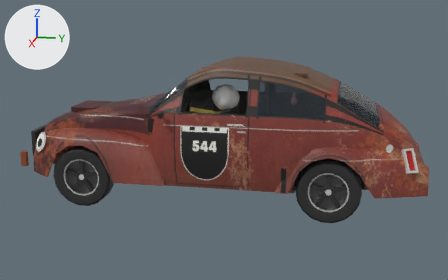
One commit to the glTF model public/cars/field/models/544.glb: the scene before it, then after it.
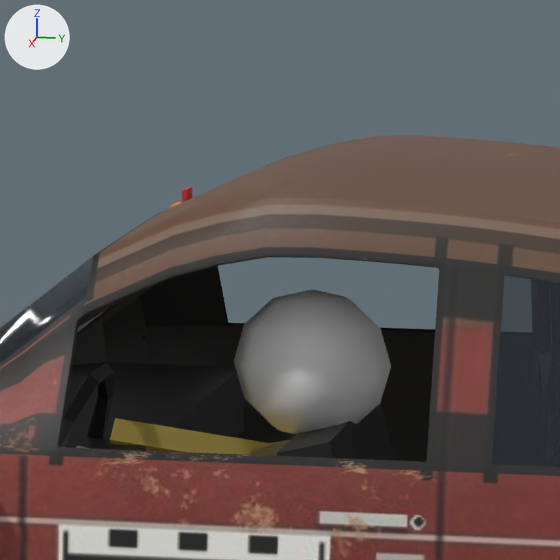
Each version is shown whole from a 50 mm lens placed at (6.66, 1.44, 2.29), pointed at (0.04, 0.11, 0.64), then close up on the part from 38% to 60% of the width and 12% to 47% of the height. The lights are fixed; the arrows at upper left show +X, +Y and +Z. The older version's two pictures come first. Vertices at exactly the same position are counted once.

In view in the first close-up: 'body'.
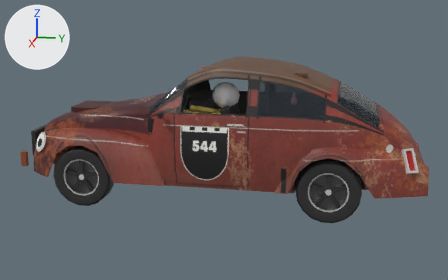
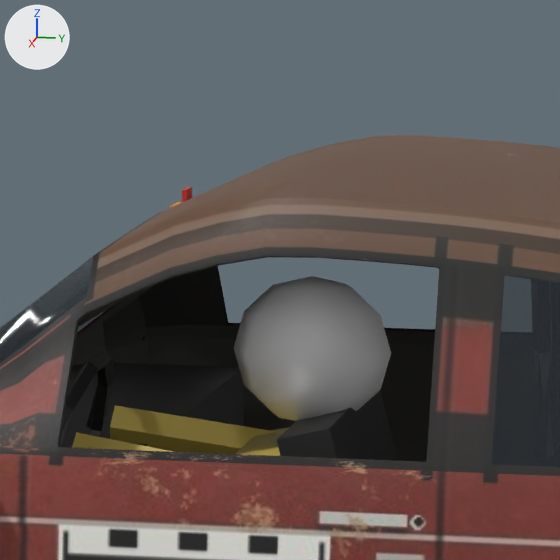
What the commit changed:
me_body_mesh has 3911 vertices, 7093 faces and spans x -0.85..0.85, y -2.05..2.31, z 0.25..1.52.
me_body_mesh is used by ob_body; location (0.0, 0.0, 0.0).
me_body_mesh part 1: the loose piece of 42 vertices spanning x 0.2..0.46, y 0.04..0.34, z 1.03..1.31 is moved by (0.0, 0.0, 0.02).
me_body_mesh part 2: 182 of 3911 vertices moved; they spanned x -0.7..0.7, y -0.56..0.52, z 0.35..1.46 and now span x -0.7..0.7, y -0.56..0.52, z 0.37..1.46; mean shift (0.0, 0.0, 0.01); largest move (0.7, 0.52, 0.81) -> (-0.49, -0.27, 1.26).
me_body_mesh part 3: 67 kept faces spanning x -0.68..0.7, y -0.56..0.52, z 0.45..1.46 get new texture (UV) coordinates.

What differs and where, as boxes [x1, y1, x2, y2] in the close-ups (560 x 560 px; the box of a moved part takes in the faces that stretch with it):
part 1 of me_body_mesh, moved or reshaped
    before: [234, 289, 391, 434]
    after: [234, 276, 391, 421]
part 2 of me_body_mesh, moved or reshaped
    before: [59, 362, 394, 460]
    after: [59, 297, 397, 461]
part 3 of me_body_mesh, surface changed
    both: [96, 372, 249, 454]
